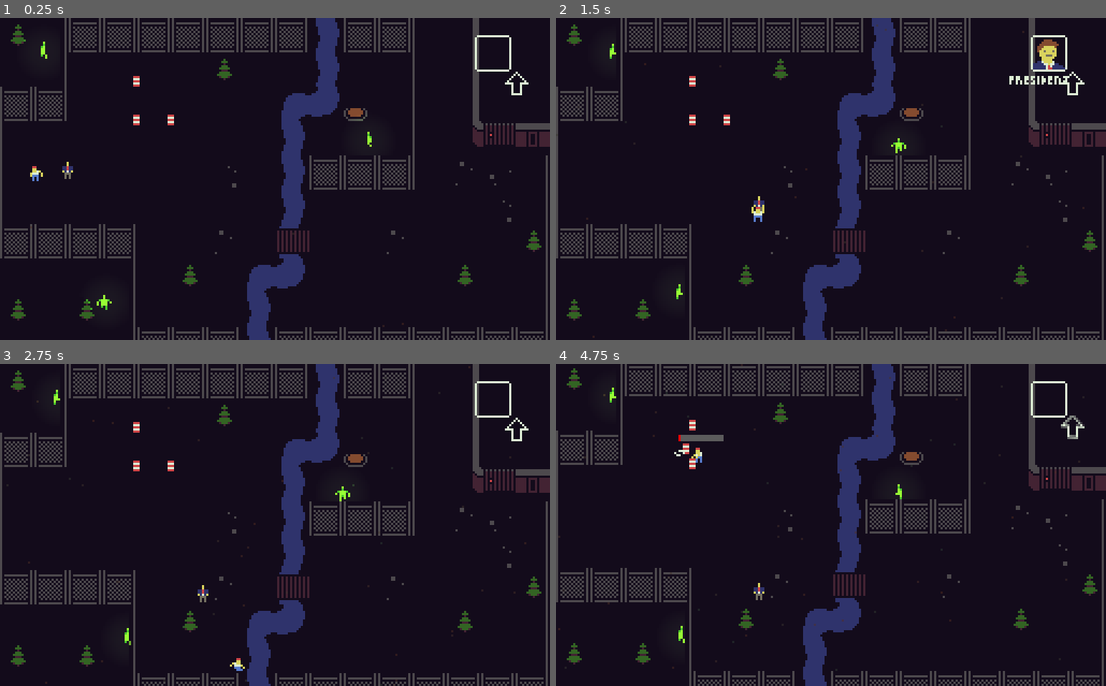
Above: before the commit, frames 1-4 (two rows, left to right).
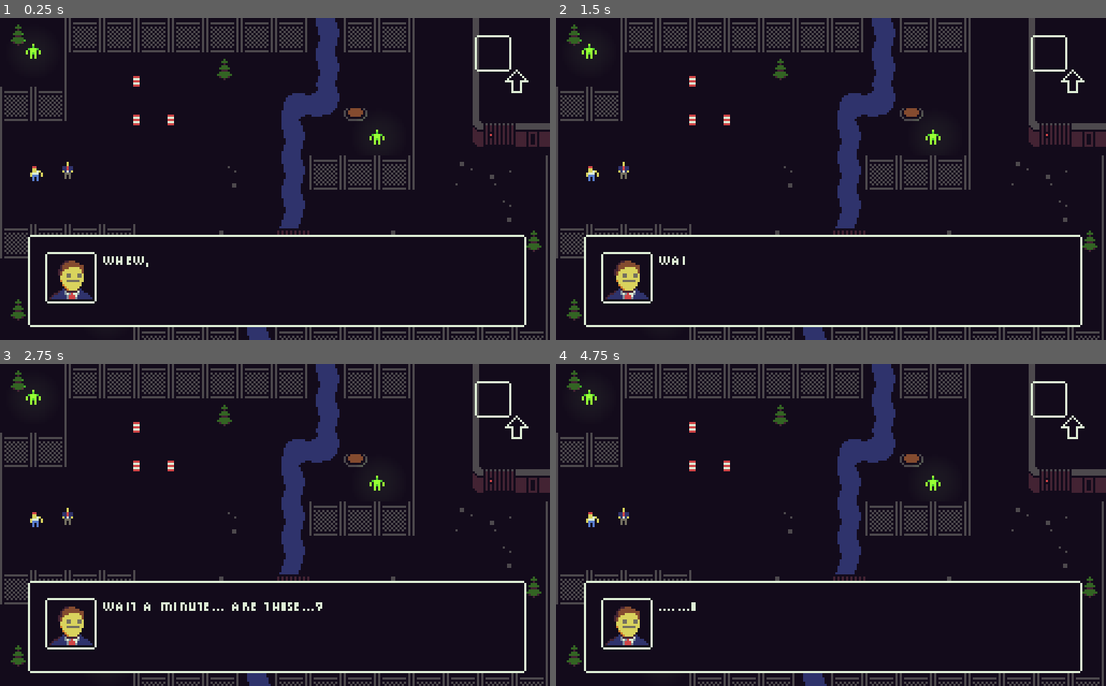
Above: after the commit, the same moments.

Repository: ElkkuTheBaws/ldjam46
Game: Godot game, scene res://Levels/Level1.tscn
Same seed, same stepped clock (60 frames per second), same inputs: the game is played once before the commit and once after it. This scene is started directly instead of the project's main scene.
Inputs:
- Up to frame 1 (0.25 s): no input
- Up to frame 2 (1.5 s): tap Enter (ui_accept) at 0.5, 0.77 s; hold Right (ui_right) 0.53-1.28 s; hold E (ui_pick) 0.53-1.28 s; hold Down (ui_down) from 1.28 s (still down); tap E (ui_pick) at 1.35 s
- Up to frame 3 (2.75 s): tap Enter (ui_accept) at 1.52 s; release Down (ui_down) at 2.03 s; hold Right (ui_right) from 2.03 s (still down); hold E (ui_pick) from 2.03 s (still down)
- Up to frame 4 (4.75 s): release Right (ui_right) at 2.78 s; release E (ui_pick) at 2.78 s; hold Up (ui_up) 2.78-3.53 s; tap E (ui_pick) at 2.85, 4.35 s; tap Enter (ui_accept) at 3.02, 3.77, 4.52 s; hold E (ui_pick) 3.53-4.28 s; hold Left (ui_left) from 3.53 s (still down)

The runs differ from the first frame. In frame 1, 4.8% of the frame differs, in the area x 3-97%, y 4-96%; in frame 2, 5.5%; in frame 3, 5.4%; in frame 4, 14%, in the area x 0-100%, y 0-100%.
Error before the commit: Bug, call error: #1564748352 (res://UI/DialogBox.gd:60)

Commit message:
Dialogue boxes made cooler

Diff:
--- a/Objects/Goal.gd
+++ b/Objects/Goal.gd
@@ -4,6 +4,8 @@
 export var next_level = 1
 export (Array, String) var dialog
 signal say(dialog, talker)
+
+onready var theplayer = get_node("../Player")
 
 # Called when the node enters the scene tree for the first time.
 func _ready() -> void:
@@ -20,4 +22,4 @@
 			GlobalVariables.firstTime = true
 			get_tree().change_scene("res://Levels/Level"+ str(next_level)+ ".tscn")
 		else:
-			emit_signal("say", dialog, player)
+			emit_signal("say", dialog, theplayer)
--- a/Scripts/Player.gd
+++ b/Scripts/Player.gd
@@ -109,6 +109,8 @@
 			"President":
 				interractObj.talk()
 
+func get_class():
+	return "Player"
 
 func get_input_axis():
 	var axis = Vector2.ZERO
--- a/UI/DialogBox.gd
+++ b/UI/DialogBox.gd
@@ -1,6 +1,7 @@
 extends Panel
 
-var spritePresident = load("res://Textures/UI/itemslot/president.png")
+var spritePresident = load("res://Textures/UI/dialogue images/president.png")
+var spritePlayer = load("res://Textures/UI/dialogue images/taxpayer.png")
 
 export(Array, String) var dialog
 onready var textLabel = get_node("RichTextLabel")
@@ -35,7 +36,9 @@
 				reset()
 				get_tree().paused = false
 				emit_signal("talking_finished")
-				GlobalVariables.firstTime = false
+				if GlobalVariables.firstTime:
+					GlobalVariables.firstTime = false
+					wait = false
 			if talking and not dialog == null and page < dialog.size() - 1:
 				page += 1
 				textLabel.set_text(dialog[page])
@@ -57,8 +60,11 @@
 			wait = false
 			return
 		dialog = textdialog
+		print(talker is player)
 		if talker.get_class() == "President":
 			sprite.texture = spritePresident
+		if talker is player:
+			sprite.texture = spritePlayer
 		visible = true
 		textLabel.set_text(dialog[0])
 		textLabel.set_visible_characters(0)
--- a/UI/DialogBox.tscn
+++ b/UI/DialogBox.tscn
@@ -1,9 +1,10 @@
-[gd_scene load_steps=7 format=2]
+[gd_scene load_steps=8 format=2]
 
-[ext_resource path="res://Textures/UI/itemslot/president.png" type="Texture" id=1]
+[ext_resource path="res://Textures/UI/dialogue images/president.png" type="Texture" id=1]
 [ext_resource path="res://Scripts/DialogBox.gd" type="Script" id=2]
 [ext_resource path="res://UI/DialogBox.gd" type="Script" id=3]
 [ext_resource path="res://Sounds/Speak.wav" type="AudioStream" id=4]
+[ext_resource path="res://Textures/UI/dialogue images/dialogue box.png" type="Texture" id=5]
 
 [sub_resource type="DynamicFontData" id=1]
 antialiased = false
@@ -27,15 +28,9 @@
 }
 dialog = [ "Morjesta moi" ]
 
-[node name="ColorRect" type="ColorRect" parent="."]
-margin_left = 21.0
-margin_top = 41.0
-margin_right = 252.0
-margin_bottom = 80.0
-color = Color( 0.132813, 0.132813, 0.132813, 1 )
-__meta__ = {
-"_edit_use_anchors_": false
-}
+[node name="Sprite2" type="Sprite" parent="."]
+position = Vector2( 134.35, 61.4651 )
+texture = ExtResource( 5 )
 
 [node name="Timer" type="Timer" parent="."]
 wait_time = 0.05
@@ -43,12 +38,12 @@
 
 [node name="RichTextLabel" type="RichTextLabel" parent="."]
 process_priority = 1
-margin_left = 60.0
-margin_top = 43.3359
-margin_right = 250.0
-margin_bottom = 77.3359
+margin_left = 52.9771
+margin_top = 42.0076
+margin_right = 246.977
+margin_bottom = 78.0076
 custom_fonts/normal_font = SubResource( 2 )
-custom_colors/default_color = Color( 0, 0, 0, 1 )
+custom_colors/default_color = Color( 0.870588, 0.933333, 0.839216, 1 )
 tab_size = 0
 text = "fsdfaasdf"
 script = ExtResource( 2 )
@@ -58,7 +53,7 @@
 
 [node name="Sprite" type="Sprite" parent="."]
 process_priority = 1
-position = Vector2( 40.9467, 59.8626 )
+position = Vector2( 38.2597, 58.855 )
 texture = ExtResource( 1 )
 
 [node name="AudioStreamPlayer" type="AudioStreamPlayer" parent="."]
Not shown, added: Textures/UI/dialogue images/dialogue box.png.import
Not shown, added: Textures/UI/dialogue images/president.png.import
Not shown, added: Textures/UI/dialogue images/taxpayer.png.import
